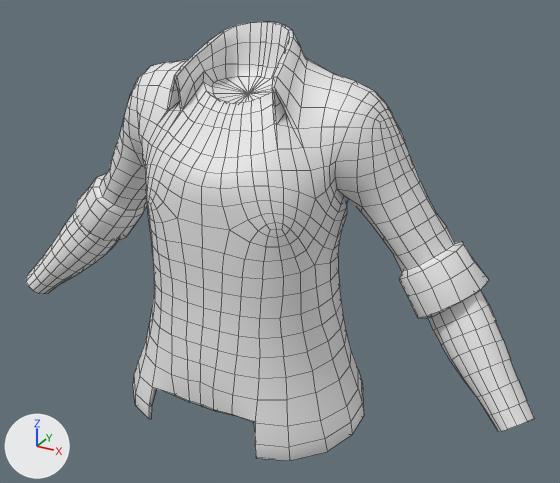
Renders of the FBX model Assets/BoZo_StylizedModularCharacters/Outfits/Base/Top/Outfit_Top_ButtonUp/BSMC_Outfit_Top_ButtonUpShort.fbx from each side of a commit.
One viewpoint serves both versions: a 50 mm lens placed at (0.529, -0.879, 1.688), pointed at (0.042, 0.007, 1.245). Lighting does not change. The marker at lower left points along +X, +Y and +Z. Mesh edges are drawn as thin lines. Materials are left out; every surface is plain grey. Where no turn or scale is listed for an object, it has been applied to the vertices.

Objects in the first picture: 'BSMC_Outfit_Top_ButtonUpShort'.
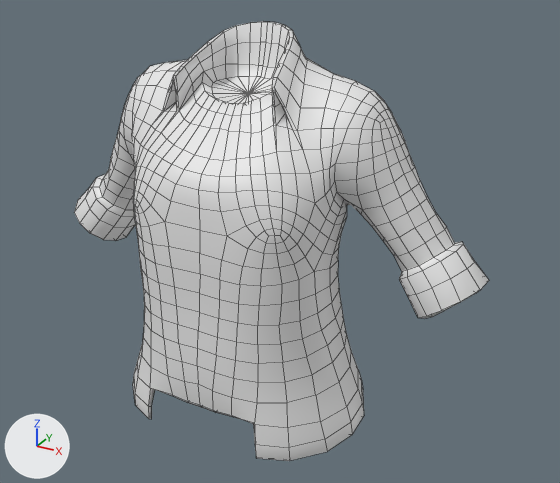
Location of each change, [x1, y1, x2, y2] in pixels of the pictures (560 x 483 px; the box of a moved part takes in the faces that stretch with it):
'BSMC_Outfit_Top_ButtonUpShort', reshaped (18% narrower): before [26, 21, 535, 461]; after [74, 21, 489, 461]
part 1 of me_mesh, deleted: before [428, 290, 535, 432]
part 2 of me_mesh, deleted: before [26, 213, 118, 294]
part 3 of me_mesh, moved or reshaped: [101, 59, 428, 461] in both

The change, as a list of edits to the scene's bpy script:
```text
Change me_mesh:
    used by ob_bsmc_outfit_top_buttonupshort; location = (0.0, 0.0, 0.0)
    remove me_mesh.from_pydata(...)  # 1497 vertices, 1514 faces; spans x -0.423..0.423, y -0.15..0.138, z 0.99..1.539
    add me_mesh.from_pydata(...)  # 1201 vertices, 1242 faces; spans x -0.333..0.333, y -0.151..0.138, z 0.99..1.539
    me_mesh part 1: the loose piece of 148 vertices spanning x 0.231..0.423, y -0.064..0.063, z 1.073..1.277 is deleted
    me_mesh part 2: the loose piece of 148 vertices spanning x -0.423..-0.231, y -0.064..0.063, z 1.073..1.277 is deleted
    me_mesh part 3: 646 vertices moved from x -0.244..0.244, y -0.15..0.084, z 1.013..1.492 to x -0.245..0.245, y -0.151..0.083, z 1.013..1.492; 8 vertices removed from x -0.09..0.09, y -0.126..-0.11, z 1.277..1.309; 8 vertices added at x -0.098..0.098, y -0.143..-0.129, z 1.277..1.309
```
